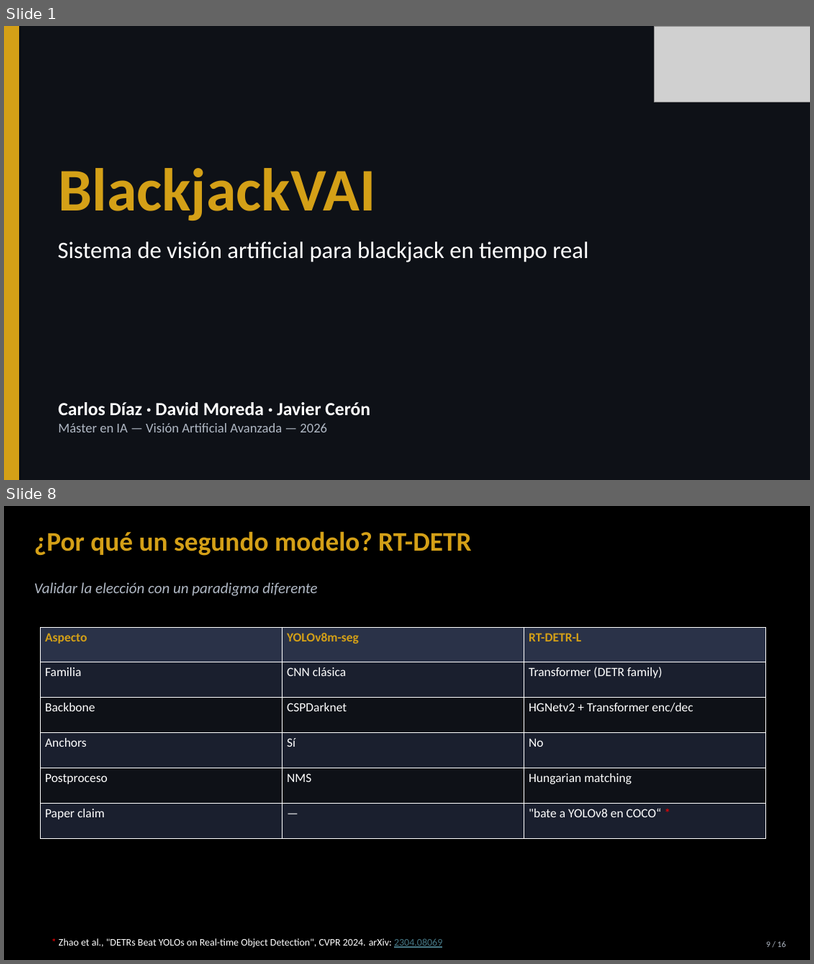
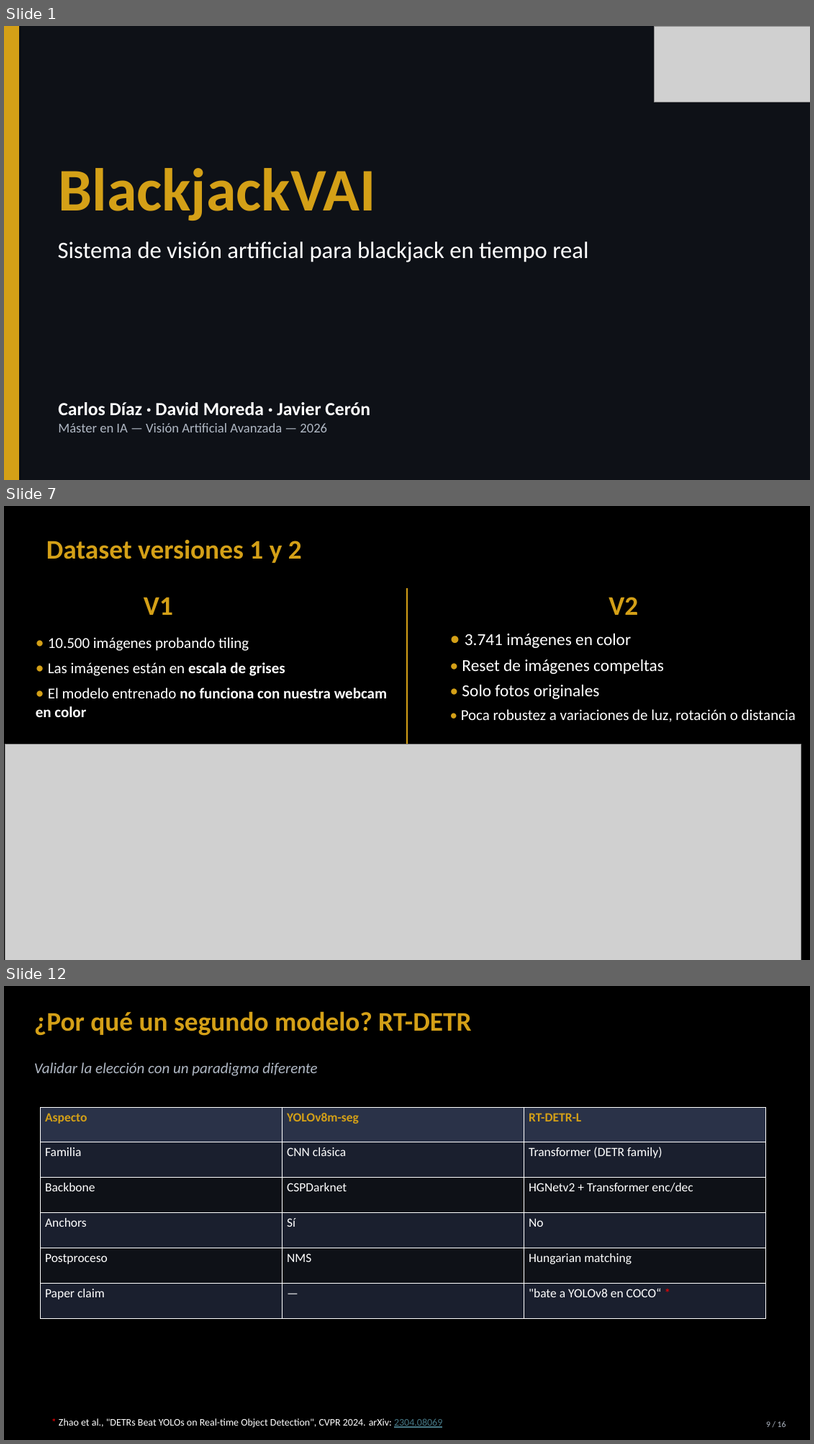
Before and after one commit to davidmoreda/blackjack-VAI, a slide deck: docs/presentation_assets/BlackjackVAI_presentacion.pptx. Shown one above the other, each under a label of ours: slides 1 and 8 before the commit, slides 1, 7 and 12 after it; the slides between them are not shown. The pictures are 814x964 and 814x1444 pixels, drawn with LibreOffice and Linux fonts; fonts in the diff are those of the drawing; grey boxes stand for pictures. Boxes give left, top, right and bottom in pixels: in the first picture for what was removed or moved away, otherwise in the second. Text is boxed around its words. In the diff, an @@ line names an element or a change of style, - is before the commit and + after.

```diff
--- a/docs/presentation_assets/BlackjackVAI_presentacion.pptx
+++ b/docs/presentation_assets/BlackjackVAI_presentacion.pptx
@@ slide 7 added at [4, 506, 810, 960], background #000000 @@
@@ text added at [46, 540, 302, 563], 32 pt, text #D4A017, bold @@
+Dataset versiones 1 y 2
@@ line added from (407, 588) to (407, 750), #D4A017 2 pt @@
@@ text added at [144, 597, 173, 615], 32 pt, text #D4A017, bold @@
+V1
@@ text added at [609, 597, 638, 615], 32 pt, text #D4A017, bold @@
+V2
@@ text added at [461, 633, 796, 722], 20 pt, text #FFFFFF @@
+• 3.741 imágenes en color
+• Reset de imágenes compeltas
+• Solo fotos originales
+• Poca robustez a variaciones de luz, rotación o distancia
@@ text added at [36, 637, 387, 717], 18 pt, text #FFFFFF @@
+• 10.500 imágenes probando tiling
+• Las imágenes están en escala de grises
+• El modelo entrenado no funciona con nuestra webcam en color
@@ picture added at [5, 744, 801, 960] @@
@@ what was slide 8 is now slide 12 @@
```
Also in this commit, not shown: 6 slides changed, 8 other slides added, 5 slides removed, 1 other file.
